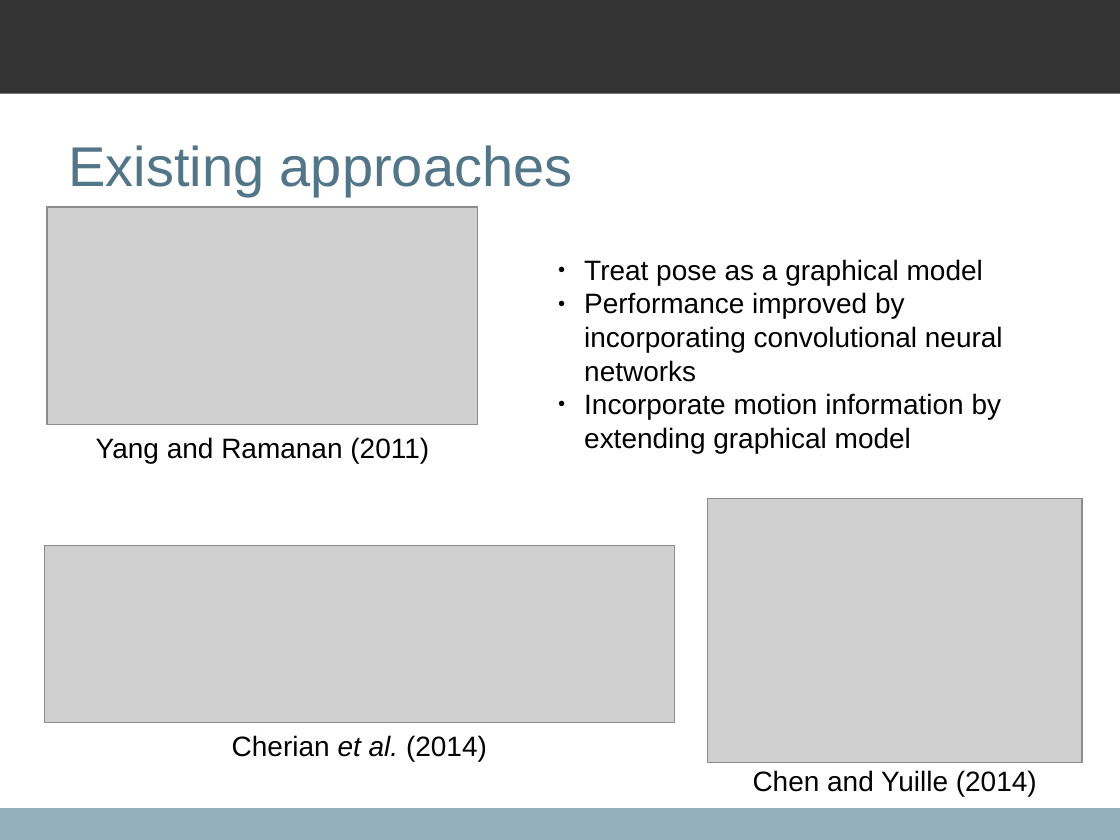
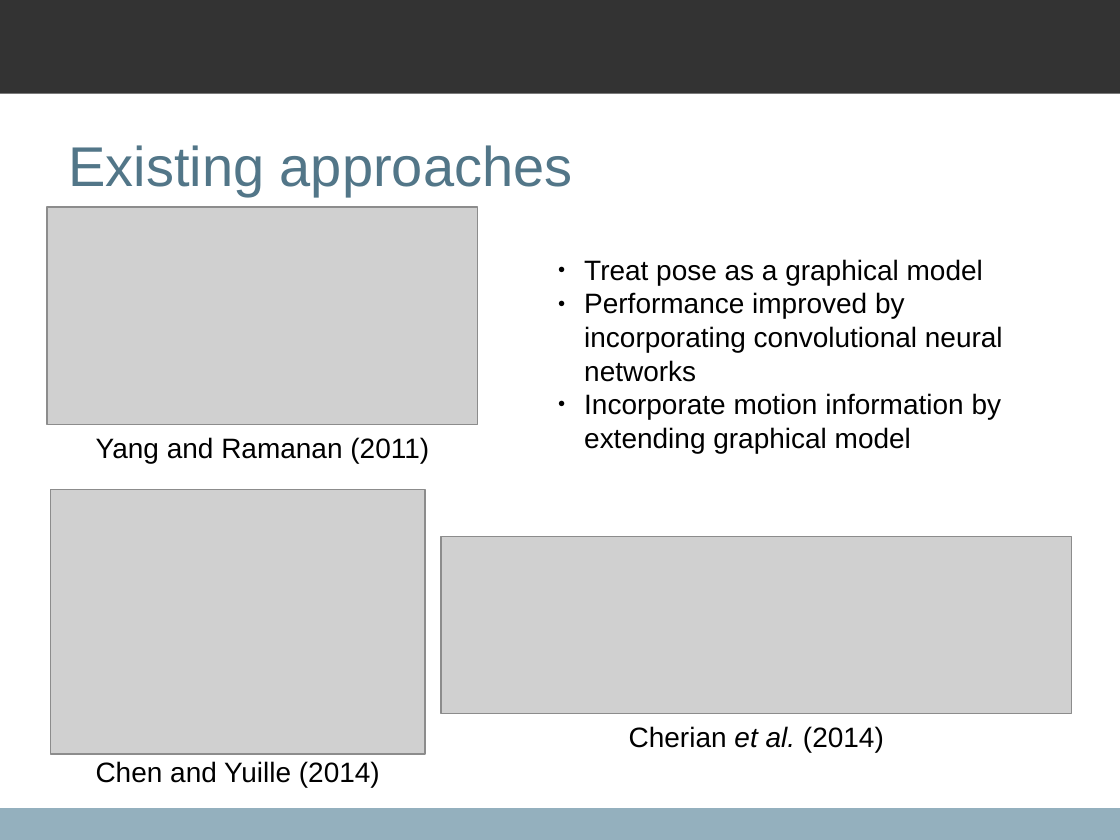
Before and after one commit to qxcv/comp2560, a slide deck: slide 3 of presentation/presentation.odp. Drawn at 1120x840 pixels with LibreOffice and Linux fonts; fonts in the diff are those of the drawing; grey boxes stand for pictures; background and template pictures are left out. Boxes give left, top, right and bottom in pixels: in the first picture for what was removed or moved away, otherwise in the second. Text is boxed around its words. In the diff, an @@ line names an element or a change of style, - is before the commit and + after.

```diff
--- a/presentation/presentation.odp
+++ b/presentation/presentation.odp
@@ picture: place and size @@
-picture at [707,498,1082,763]
+picture at [50,489,426,754]
@@ picture: place and size @@
-picture at [44,545,674,722]
+picture at [441,536,1072,713]
@@ text "Cherian et al. (2014)": place and size @@
-text "Cherian et al. (2014)" at [232,735,487,761]
+text "Cherian et al. (2014)" at [629,726,884,752]
@@ text "Chen and Yuille (2014)": place and size @@
-text "Chen and Yuille (2014)" at [753,770,1037,796]
+text "Chen and Yuille (2014)" at [96,761,380,787]
```
Also in this commit, not shown: 5 other slides changed.
